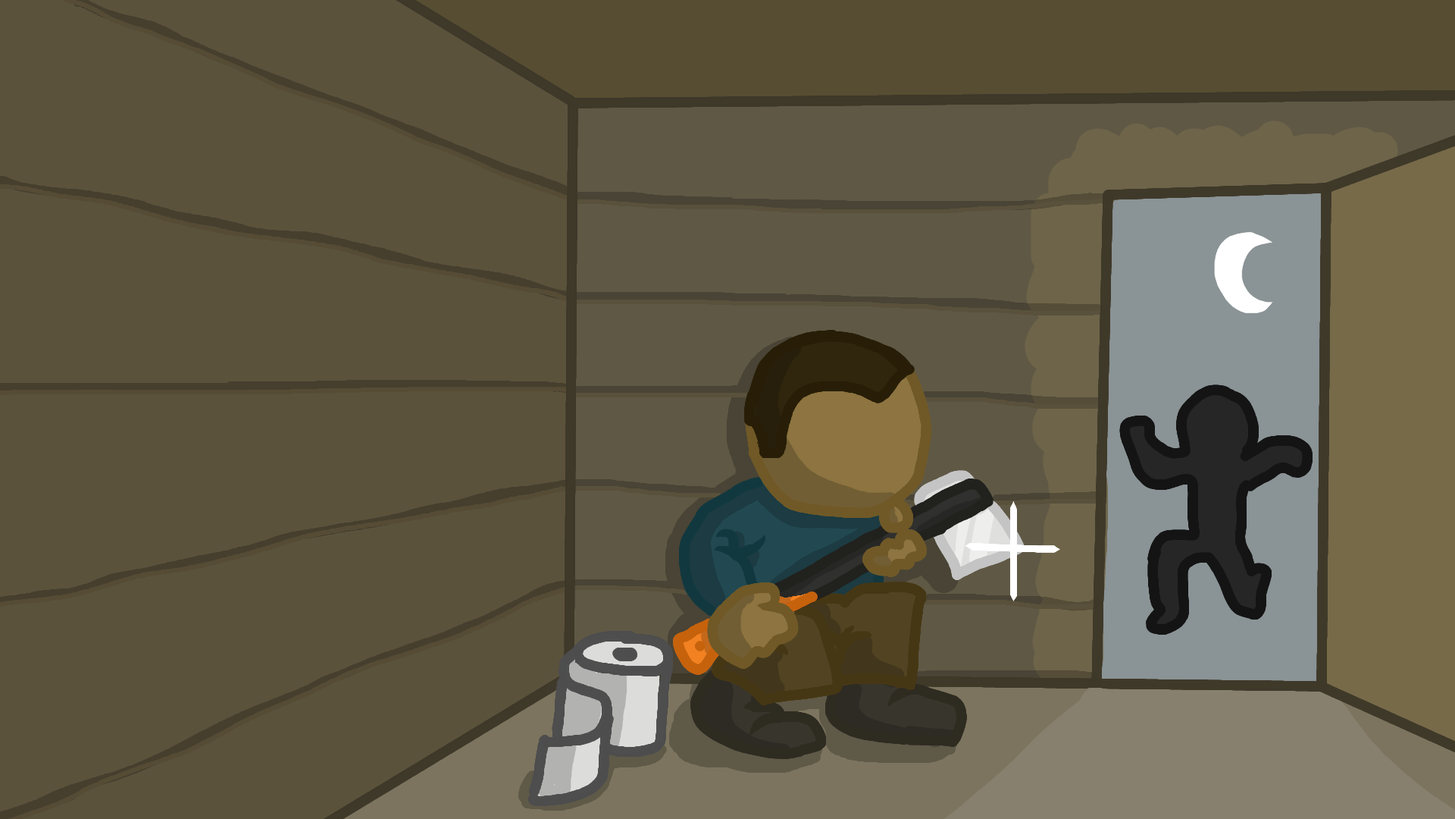
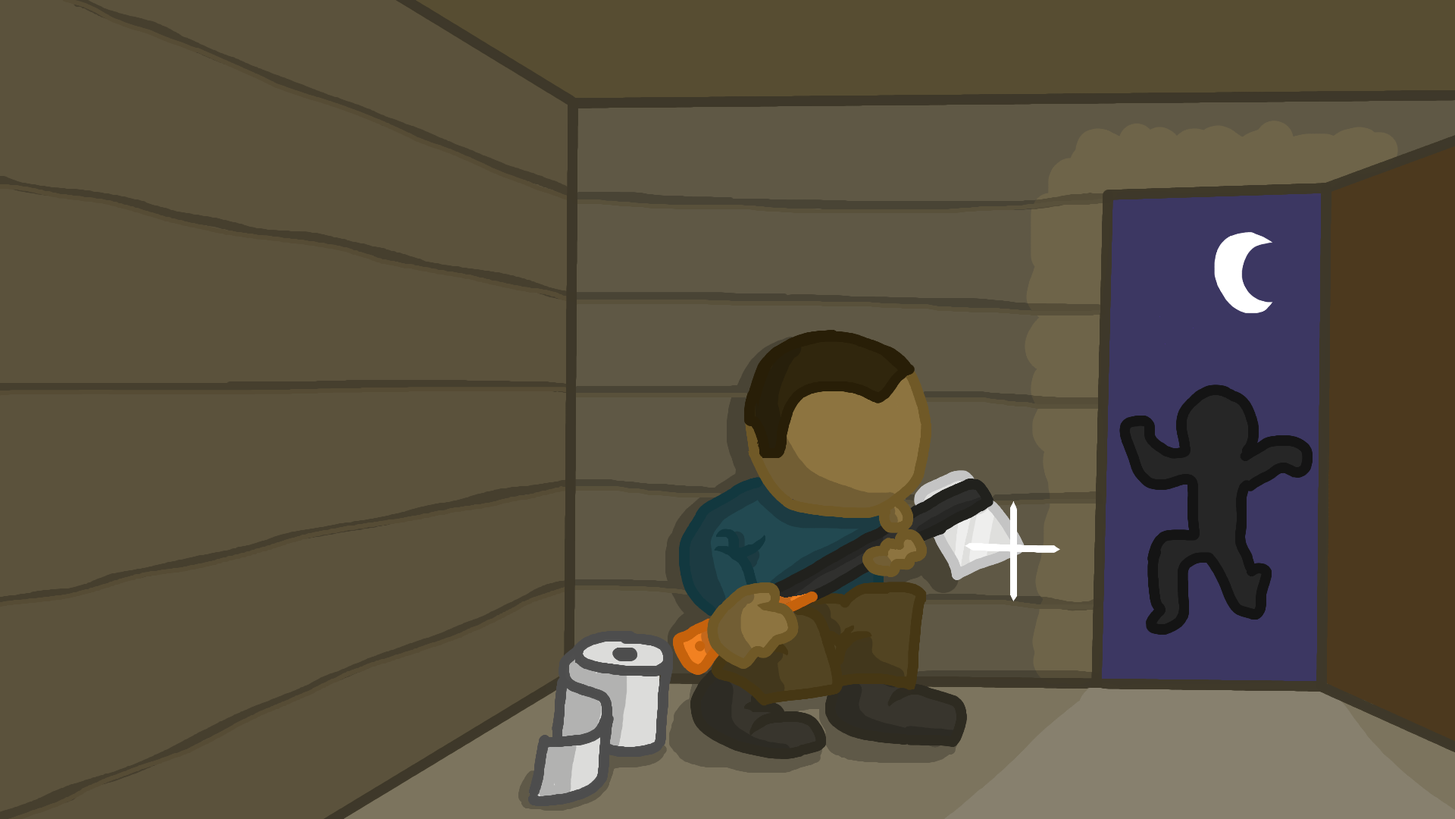
The second 1455×819 image is a revision of the first. Changes to its layers:
painted on "room color" over [1102, 146, 1455, 742]
painted on "Background" over [343, 0, 1455, 819]
